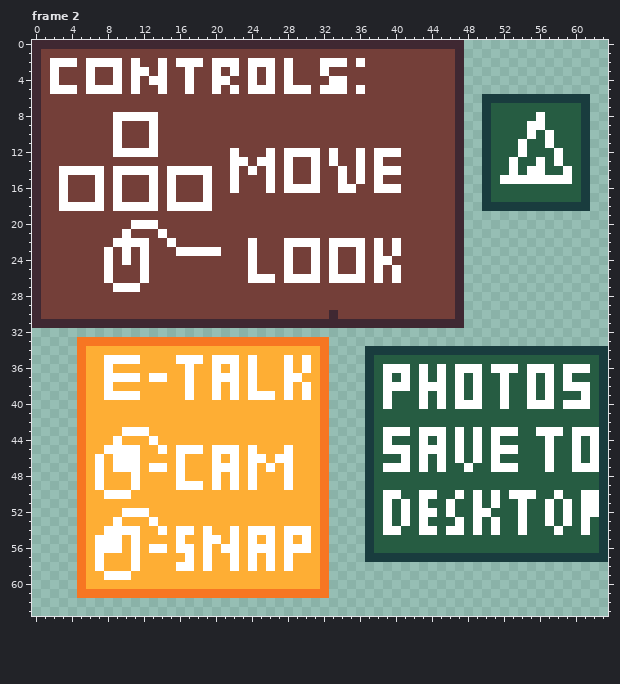
A pixel-art file gets an edit: GameLabGame/Assets/Sprites/signs.aseprite. The first picture shows the starting point.
64x64 pixels, 3 frames. Shown: frame 2.
New version:
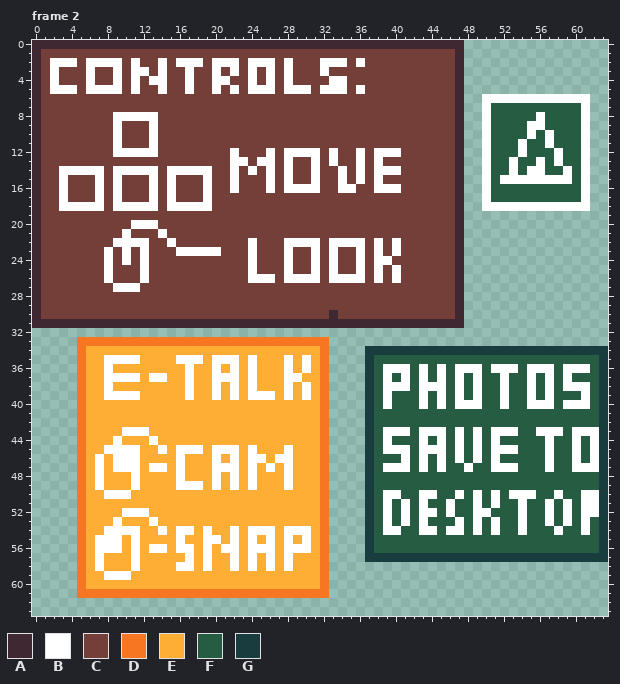
Palette (. is transparent): A #3f2832  B #ffffff  C #743f39  D #f77622  E #feae34  F #265c42  G #193c3e
What changed:
--- frame 2
@@ x 48..63 @@
  5 ................
- 6 ..GGGGGGGGGGGG..
- 7 ..GFFFFFFFFFFG..
- 8 ..GFFFFFBFFFFG..
- 9 ..GFFFFBBFFFFG..
-10 ..GFFFFBFBFFFG..
-11 ..GFFFBFFBFFFG..
-12 ..GFFFBFFFBFFG..
-13 ..GFFBFFBFBFFG..
-14 ..GFFBFBBFFBFG..
-15 ..GFBBBBBBBBFG..
-16 ..GFFFFFFFFFFG..
-17 ..GFFFFFFFFFFG..
-18 ..GGGGGGGGGGGG..
+ 6 ..BBBBBBBBBBBB..
+ 7 ..BFFFFFFFFFFB..
+ 8 ..BFFFFFBFFFFB..
+ 9 ..BFFFFBBFFFFB..
+10 ..BFFFFBFBFFFB..
+11 ..BFFFBFFBFFFB..
+12 ..BFFFBFFFBFFB..
+13 ..BFFBFFBFBFFB..
+14 ..BFFBFBBFFBFB..
+15 ..BFBBBBBBBBFB..
+16 ..BFFFFFFFFFFB..
+17 ..BFFFFFFFFFFB..
+18 ..BBBBBBBBBBBB..
 19 ................
Boxes around the changes in both pictures, in picture pixels (x1, y1, x2, y2):
changed: (482, 94, 590, 211)
